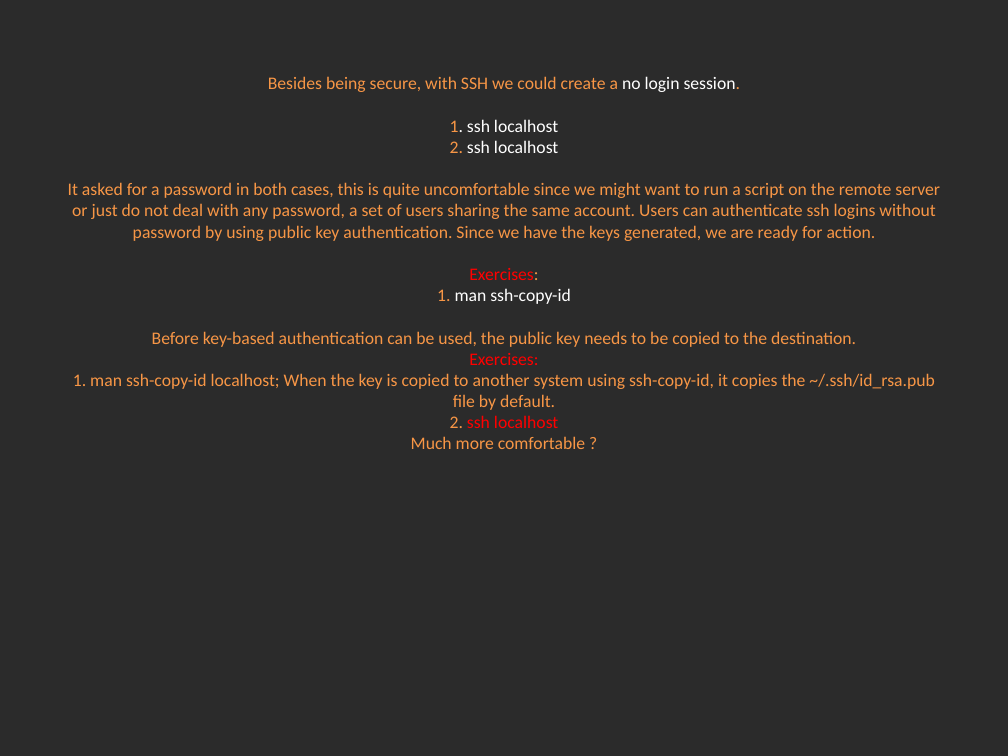
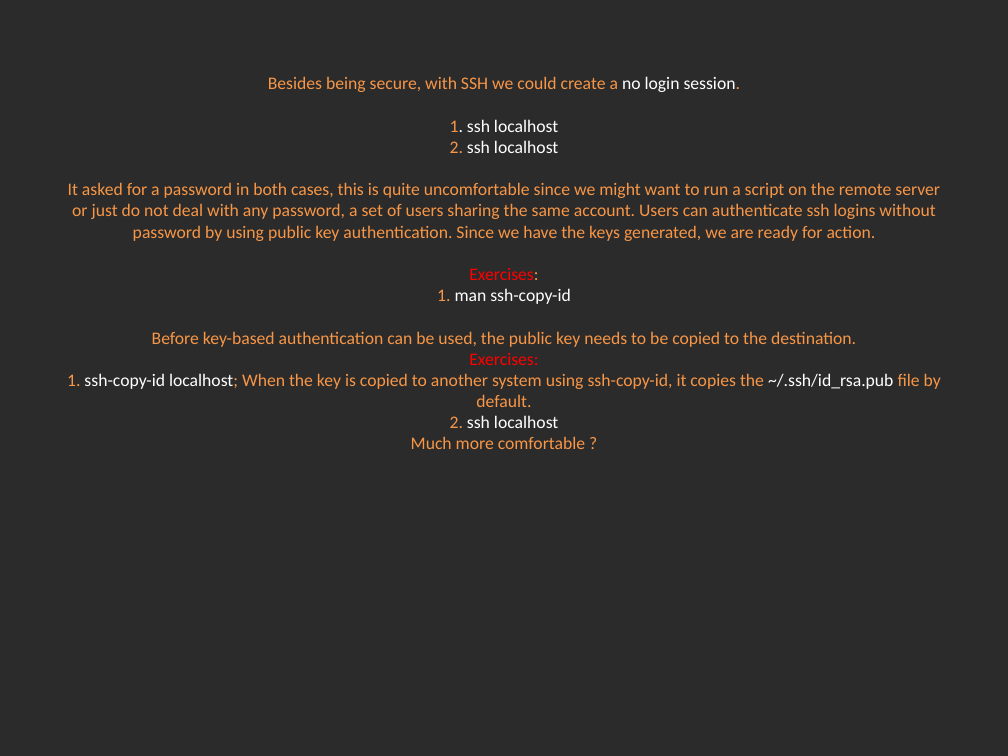
Before and after one commit to Academy-Soft-Intellect/Linux-Course, a slide deck: slide 3 of 12.SSH_NFS_SAMBA/12-SSH_NFS_SAMBA.pptx. Drawn at 1008x756 pixels with LibreOffice and Linux fonts; fonts in the diff are those of the drawing; background and template pictures are left out; a plain dark background stands for a picture behind light text. Boxes give left, top, right and bottom in pixels: in the first picture for what was removed or moved away, otherwise in the second. Text is boxed around its words. In the diff, an @@ line names an element or a change of style, - is before the commit and + after.

```diff
--- a/12.SSH_NFS_SAMBA/12-SSH_NFS_SAMBA.pptx
+++ b/12.SSH_NFS_SAMBA/12-SSH_NFS_SAMBA.pptx
@@ title at [67,76,941,449]: text changed @@
-Besides being secure, with SSH we could create a no login session.
-1. ssh localhost
-2. ssh localhost
-It asked for a password in both cases, this is quite uncomfortable since we might want to run a script on the remote server or just do not deal with any password, a set of users sharing the same account. Users can authenticate ssh logins without password by using public key authentication. Since we have the keys generated, we are ready for action.
-Exercises:
-1. man ssh-copy-id
-Before key-based authentication can be used, the public key needs to be copied to the destination.
-Exercises:
-1. man ssh-copy-id localhost; When the key is copied to another system using ssh-copy-id, it copies the ~/.ssh/id_rsa.pub file by default.
-2. ssh localhost
-Much more comfortable ?
+Besides being secure, with SSH we could create a no login session.
+1. ssh localhost
+2. ssh localhost
+It asked for a password in both cases, this is quite uncomfortable since we might want to run a script on the remote server or just do not deal with any password, a set of users sharing the same account. Users can authenticate ssh logins without password by using public key authentication. Since we have the keys generated, we are ready for action.
+Exercises:
+1. man ssh-copy-id
+Before key-based authentication can be used, the public key needs to be copied to the destination.
+Exercises:
+1. ssh-copy-id localhost; When the key is copied to another system using ssh-copy-id, it copies the ~/.ssh/id_rsa.pub file by default.
+2. ssh localhost
+Much more comfortable ?
```
Also in this commit, not shown: 5 other slides changed, 1 other file.
